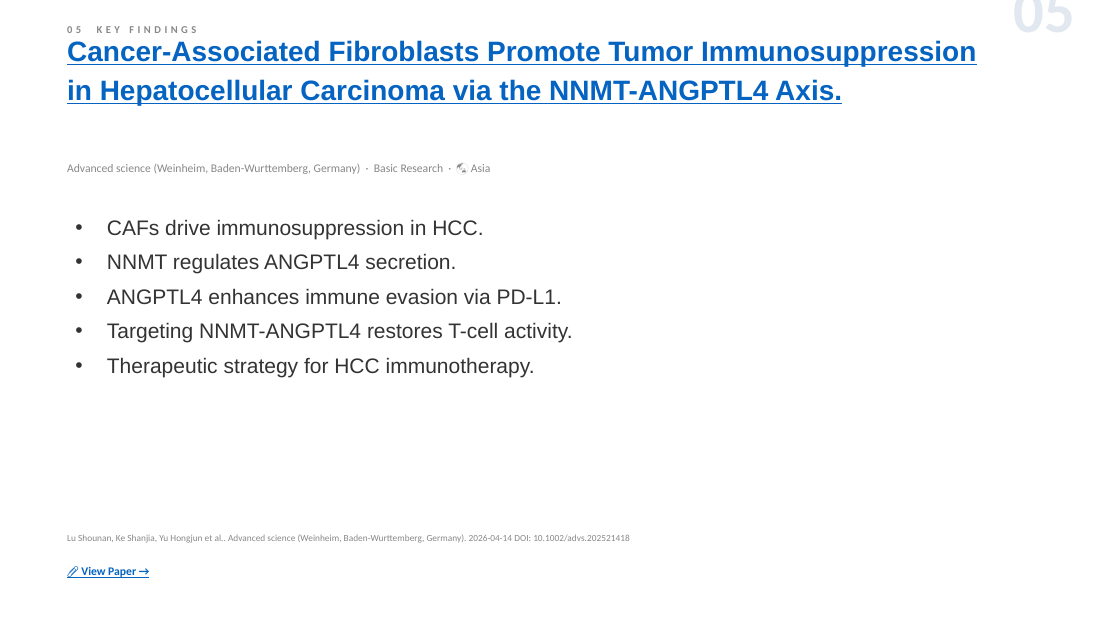
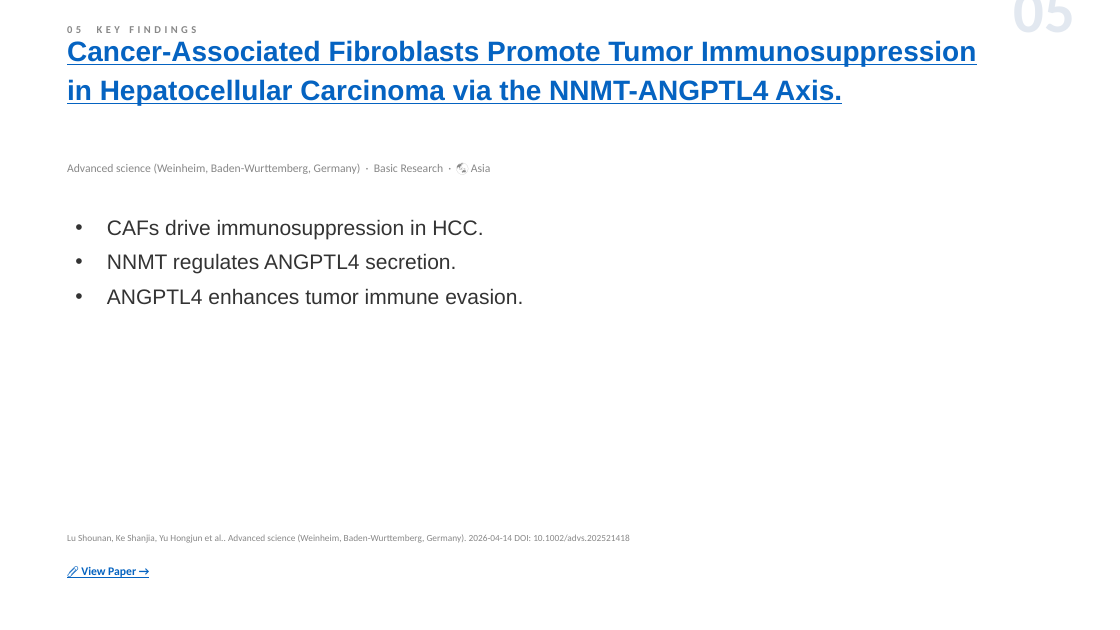
Before and after one commit to jejenhu-maker/hcc-weekly-digest, a slide deck: slide 7 of docs/digest-en.pptx. Drawn at 1120x630 pixels with LibreOffice and Linux fonts; fonts in the diff are those of the drawing. Boxes give left, top, right and bottom in pixels: in the first picture for what was removed or moved away, otherwise in the second. Text is boxed around its words. In the diff, an @@ line names an element or a change of style, - is before the commit and + after.

```diff
--- a/docs/digest-en.pptx
+++ b/docs/digest-en.pptx
@@ text at <box>107,288,523,304</box>: text changed @@
-• ANGPTL4 enhances immune evasion via PD-L1.
-• Targeting NNMT-ANGPTL4 restores T-cell activity.
-• Therapeutic strategy for HCC immunotherapy.
+• ANGPTL4 enhances tumor immune evasion.
```
Also in this commit, not shown: 11 other slides changed, 2 slides added, 2 slides removed, 2 other files.
